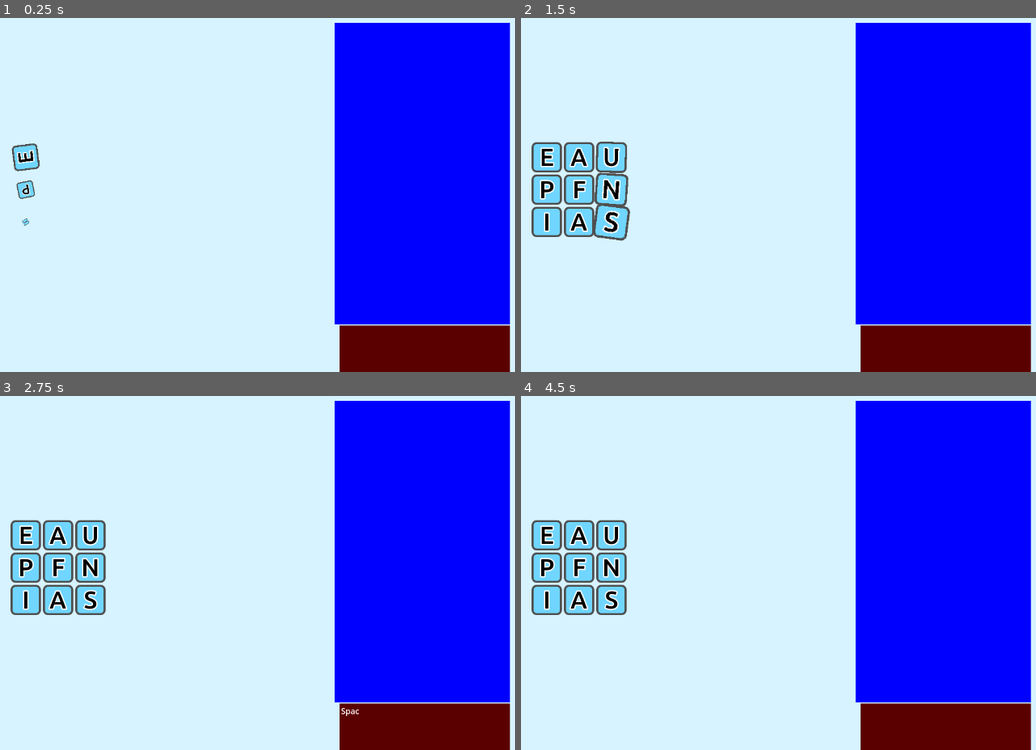
Above: before the commit, frames 1-4 (two rows, left to right).
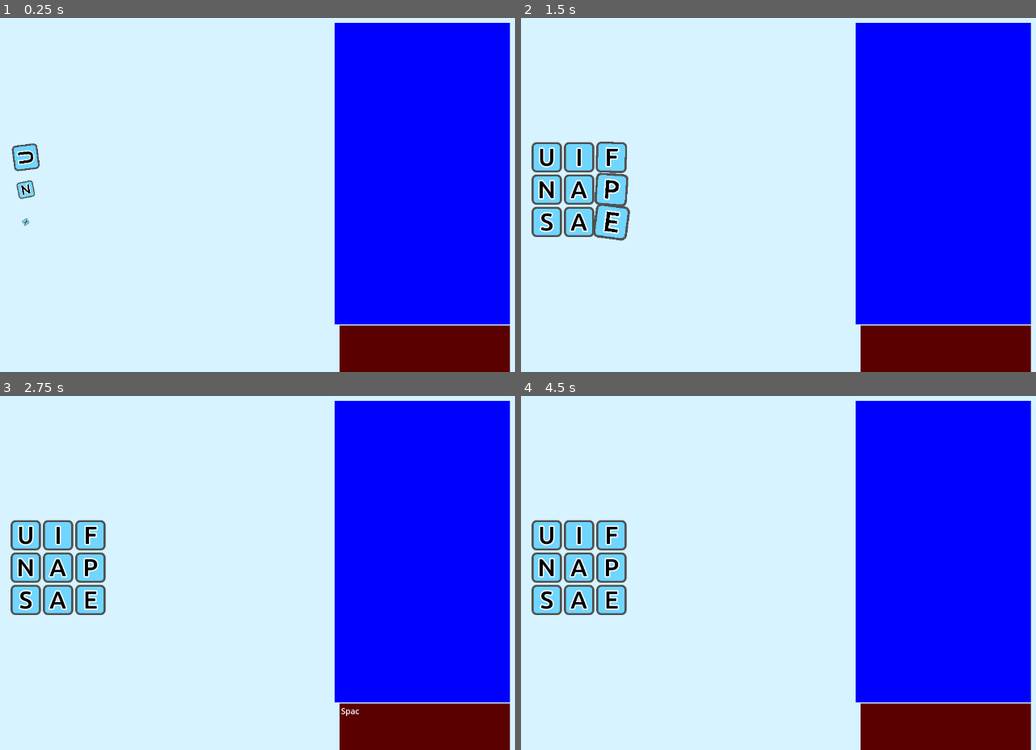
Above: after the commit, the same moments.

Repository: daoudclarke/word-search-extreme
Game: Godot game, scene res://word_search.tscn
Two runs of this game, one before a commit and one after it. Both use one fixed random seed, a clock stepped at 60 frames per second and the inputs below.
Inputs:
- Up to frame 1 (0.25 s): no input
- Up to frame 2 (1.5 s): tap Enter at 0.5, 1.35 s; tap Backspace at 0.6 s
- Up to frame 3 (2.75 s): tap Space at 2 s; tap Backspace at 2.1 s
- Up to frame 4 (4.5 s): tap Enter at 2.75, 2.85, 4.25, 4.35 s; tap Space at 3.5 s; tap Backspace at 3.6 s

The runs differ from the first frame. In frame 1, 0.2% of the frame differs, in the area x 3-7%, y 37-59%; in frame 2, 1.1%, in the area x 3-20%, y 36-61%; in frame 3, 1.0%; in frame 4, 1.0%.

Commit message:
Get better at covering board

Diff:
--- a/word_search.gd
+++ b/word_search.gd
@@ -54,7 +54,7 @@
 	var found_locations = {}
 	update_board_with_word(start_word, sequences[0], letter_index, found_locations)
 
-	for j in range(50):
+	for j in range(50000):
 		if len(sequences) > 0:
 			for location in sequences[0]:
 				var neighbours = get_neighbours(location)
@@ -67,7 +67,7 @@
 			break
 
 		var word = big_words[randi_range(0, len(big_words) - 1)]
-		sequences = get_letter_sequences(word, letter_index, 1)
+		sequences = get_letter_sequences(word, letter_index, 1, 1000)
 		if len(sequences) > 0:
 			update_board_with_word(word, sequences[0], letter_index, found_locations)
 
@@ -189,19 +189,23 @@
 					letter.set_status(1)
 
 
-func get_letter_sequences(word: String, letter_index: Dictionary, max_sequences: int) -> Array:
+func get_letter_sequences(word: String, letter_index: Dictionary, max_sequences: int, max_tries: int = -1) -> Array:
 	#print("Getting letter sequences: ", letter_index)
 	var sequences = []
 	var indexes = [0]
 
+	for k in letter_index:
+		letter_index[k].shuffle()
+
 	var word_letters = []
 	for i in range(len(word)):
-		var letters_for_word = letter_index.get(word[i], []) + letter_index.get("", [])
+		#var letters_for_word = letter_index.get(word[i], []) + letter_index.get("", [])
+		var letters_for_word = letter_index.get("", []) + letter_index.get(word[i], [])
 		if len(letters_for_word) == 0:
 			return []
 		word_letters.append(letters_for_word)
 
-
+	var tries = 0
 	while true:
 		var i = len(indexes) - 1
 		var letter = word[i]
@@ -241,6 +245,10 @@
 				indexes[-1] += 1
 		else:
 			indexes.append(0)
+
+		tries += 1
+		if max_tries > 0 and tries >= max_tries:
+			return sequences
 
 	#print("Found sequences", sequences)
 	return sequences
